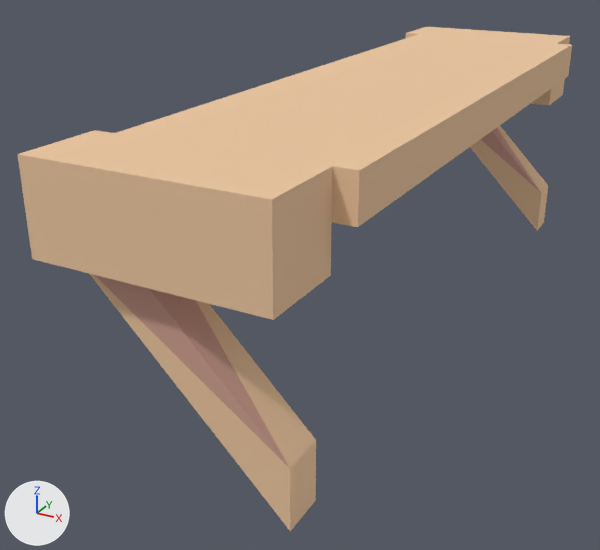
Two versions of the glTF model example_game/world/props/overhang.prop/model.glb, one commit apart.
Before and after are seen from a 50 mm camera at (0.84, -2.01, 1.03) aimed at (-0.17, -0.19, 0.12). Every picture has the same lights, and +X, +Y and +Z are marked at lower left. The older version comes first. Vertices at exactly the same position are counted once.

The first picture shows 'model'.
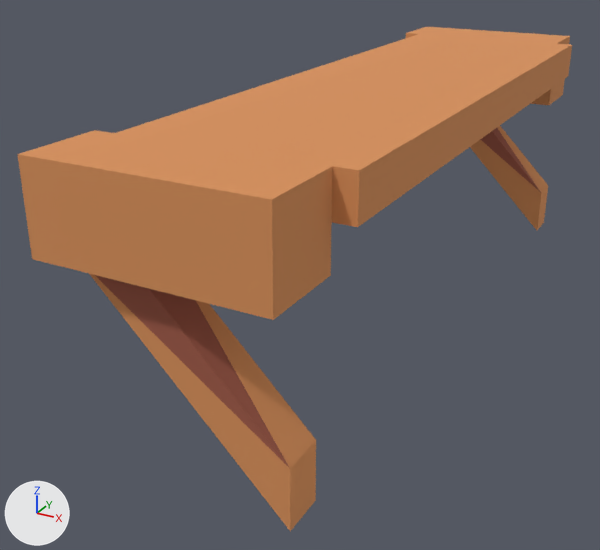
Patch to the scene script:
```diff
--- a/example_game/world/props/overhang.prop/model.glb.py
+++ b/example_game/world/props/overhang.prop/model.glb.py
@@ me_model @@
 me_model.from_pydata(...)  # 42 vertices, 67 faces; spans x -0.28..0.28, y -1.0..1.0, z -0.02..0.64
 # used by ob_model
+# me_model part 1: 55 faces centred in x -0.28..0.28, y -1.0..1.0, z 0.03..0.64 are repainted in the vertex colours; the middle colour goes from beige #edc7a0 to orange #d9915a
+# me_model part 2: 12 faces centred in x -0.08..0.27, y -0.95..0.95, z 0.29..0.54 are repainted in the vertex colours; the middle colour goes from beige #d0a090 to brown #a05a47
 me_model.materials.append(mat_style)
```

Location of each change, [x1, y1, x2, y2] in pixels of the pictures (600 x 550 px):
part 1 of me_model, recoloured (beige to orange)
    both: [17, 27, 572, 531]
part 2 of me_model, recoloured
    both: [95, 128, 540, 467]
